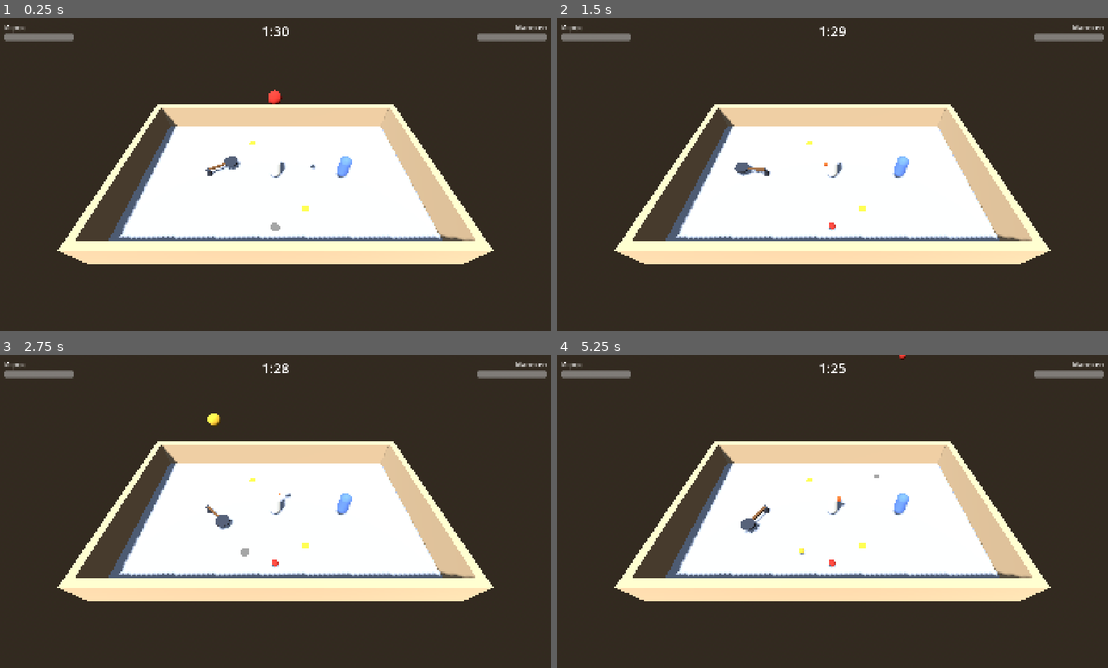
Above: before the commit, frames 1-4 (two rows, left to right).
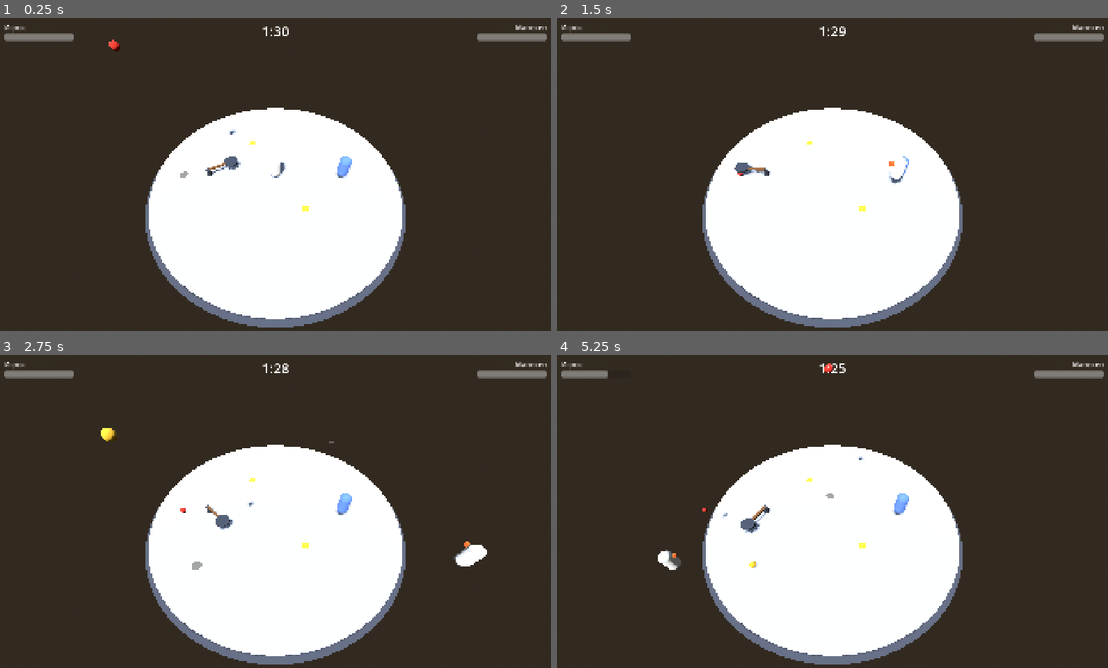
Above: after the commit, the same moments.

Repository: us3cus/food-gamejam
Game: Godot game, scene res://Scenes/arena/Arena.tscn
Same seed, same stepped clock (60 frames per second), same inputs: the game is played once before the commit and once after it. This scene is started directly instead of the project's main scene.
Inputs (mouse positions are in pixels of both pictures, inside the frame that each line leads up to):
- Up to frame 1 (0.25 s): no input
- Up to frame 2 (1.5 s): move the mouse to (953, 158) at 0.52 s; hold D (move_right, bound only after the commit) 0.53-1.28 s; hold Shift (sprint, bound only after the commit) 0.53-1.28 s; tap Space (jump, bound only after the commit) at 0.77, 1.07 s; click (953, 158) at 0.8 s; move the mouse to (722, 190) at 1.27 s; hold S (move_back, bound only after the commit) from 1.28 s (still down); click (722, 190) at 1.35 s
- Up to frame 3 (2.75 s): tap Space (jump, bound only after the commit) at 1.52, 1.55, 1.82, 2.1 s; move the mouse to (330, 442) at 2.02 s; release S (move_back, bound only after the commit) at 2.03 s; hold D (move_right, bound only after the commit) from 2.03 s (still down); hold Shift (sprint, bound only after the commit) from 2.03 s (still down)
- Up to frame 4 (5.25 s): move the mouse to (804, 574) at 2.77 s; release D (move_right, bound only after the commit) at 2.78 s; release Shift (sprint, bound only after the commit) at 2.78 s; hold W (move_forward, bound only after the commit) 2.78-3.53 s; tap Shift (sprint, bound only after the commit) at 2.85, 4.35 s; tap Space (jump, bound only after the commit) at 3.02, 3.32, 3.77, 3.8, 4.07, 4.52, 4.82 s; click (804, 574) at 3.05 s; move the mouse to (997, 558) at 3.52 s; press the mouse at (997, 558) at 3.53 s; hold A (move_left, bound only after the commit) 3.53-5.03 s; move the mouse to (667, 464) at 4.27 s; release the mouse at (667, 464) at 4.28 s; move the mouse to (860, 511) at 5.02 s; press the mouse at (860, 511) at 5.03 s; hold S (move_back, bound only after the commit) from 5.03 s (still down)

The runs differ from the first frame. In frame 1, 22% of the frame differs, in the area x 10-90%, y 6-99%; in frame 2, 22%; in frame 3, 22%, in the area x 10-90%, y 18-99%; in frame 4, 22%.

Commit message:
Round arena with ring-out, restore input map, unify Scripts/ folder case
- Arena floor is now a circle (r=9) with edge rim, walls removed:
  falling off costs 1 HP and respawns at start (player and dummy)
- Food spawner drops items in a circle instead of a rectangle
- Restore [input] section lost in the network merge
- Move all gameplay scripts to Scripts/ (capital) to match repo convention
  and fix case-mismatch warnings on export
- Add TODO.md with remaining work before multiplayer polish

Co-Authored-By: Claude Fable 5 <noreply@anthropic.com>

Diff:
--- a/Scenes/arena/Arena.tscn
+++ b/Scenes/arena/Arena.tscn
@@ -2,7 +2,7 @@
 
 [ext_resource type="PackedScene" path="res://Scenes/player/Player.tscn" id="1_player"]
 [ext_resource type="PackedScene" path="res://Scenes/dummy/TrainingDummy.tscn" id="2_dummy"]
-[ext_resource type="Script" uid="uid://cns13qph2n0vq" path="res://scripts/food_spawner.gd" id="3_spawner"]
+[ext_resource type="Script" uid="uid://cns13qph2n0vq" path="res://Scripts/food_spawner.gd" id="3_spawner"]
 [ext_resource type="PackedScene" path="res://Scenes/projectiles/FoodItem.tscn" id="4_fooditem"]
 [ext_resource type="PackedScene" path="res://Scenes/traps/Pan.tscn" id="5_pan"]
 [ext_resource type="PackedScene" path="res://Scenes/traps/BananaPeel.tscn" id="6_banana"]
@@ -20,29 +20,24 @@
 [sub_resource type="StandardMaterial3D" id="StandardMaterial3D_floor"]
 albedo_color = Color(0.75, 0.76, 0.8, 1)
 
-[sub_resource type="BoxMesh" id="BoxMesh_floor"]
+[sub_resource type="CylinderMesh" id="CylinderMesh_floor"]
 material = SubResource("StandardMaterial3D_floor")
-size = Vector3(20, 0.5, 12)
+top_radius = 9.0
+bottom_radius = 9.0
+height = 0.5
 
-[sub_resource type="BoxShape3D" id="BoxShape3D_floor"]
-size = Vector3(20, 0.5, 12)
+[sub_resource type="CylinderShape3D" id="CylinderShape3D_floor"]
+radius = 9.0
+height = 0.5
 
-[sub_resource type="StandardMaterial3D" id="StandardMaterial3D_wall"]
-albedo_color = Color(0.85, 0.72, 0.55, 1)
+[sub_resource type="StandardMaterial3D" id="StandardMaterial3D_rim"]
+albedo_color = Color(0.3, 0.31, 0.35, 1)
 
-[sub_resource type="BoxMesh" id="BoxMesh_wall_ns"]
-material = SubResource("StandardMaterial3D_wall")
-size = Vector3(21, 2, 0.5)
-
-[sub_resource type="BoxShape3D" id="BoxShape3D_wall_ns"]
-size = Vector3(21, 2, 0.5)
-
-[sub_resource type="BoxMesh" id="BoxMesh_wall_ew"]
-material = SubResource("StandardMaterial3D_wall")
-size = Vector3(0.5, 2, 12)
-
-[sub_resource type="BoxShape3D" id="BoxShape3D_wall_ew"]
-size = Vector3(0.5, 2, 12)
+[sub_resource type="CylinderMesh" id="CylinderMesh_rim"]
+material = SubResource("StandardMaterial3D_rim")
+top_radius = 9.35
+bottom_radius = 9.0
+height = 0.35
 
 [node name="Arena" type="Node3D" unique_id=1880689980]
 
@@ -61,48 +56,14 @@
 transform = Transform3D(1, 0, 0, 0, 1, 0, 0, 0, 1, 0, -0.25, 0)
 
 [node name="MeshInstance3D" type="MeshInstance3D" parent="Floor" unique_id=113058047]
-mesh = SubResource("BoxMesh_floor")
+mesh = SubResource("CylinderMesh_floor")
 
 [node name="CollisionShape3D" type="CollisionShape3D" parent="Floor" unique_id=886337814]
-shape = SubResource("BoxShape3D_floor")
+shape = SubResource("CylinderShape3D_floor")
 
-[node name="Walls" type="Node3D" parent="." unique_id=448466823]
-
-[node name="WallNorth" type="StaticBody3D" parent="Walls" unique_id=1775400980]
-transform = Transform3D(1, 0, 0, 0, 1, 0, 0, 0, 1, 0, 1, -6.25)
-
-[node name="MeshInstance3D" type="MeshInstance3D" parent="Walls/WallNorth" unique_id=375785681]
-mesh = SubResource("BoxMesh_wall_ns")
-
-[node name="CollisionShape3D" type="CollisionShape3D" parent="Walls/WallNorth" unique_id=57968384]
-shape = SubResource("BoxShape3D_wall_ns")
-
-[node name="WallSouth" type="StaticBody3D" parent="Walls" unique_id=401016366]
-transform = Transform3D(1, 0, 0, 0, 1, 0, 0, 0, 1, 0, 1, 6.25)
-
-[node name="MeshInstance3D" type="MeshInstance3D" parent="Walls/WallSouth" unique_id=1157778737]
-mesh = SubResource("BoxMesh_wall_ns")
-
-[node name="CollisionShape3D" type="CollisionShape3D" parent="Walls/WallSouth" unique_id=291842722]
-shape = SubResource("BoxShape3D_wall_ns")
-
-[node name="WallWest" type="StaticBody3D" parent="Walls" unique_id=695374305]
-transform = Transform3D(1, 0, 0, 0, 1, 0, 0, 0, 1, -10.25, 1, 0)
-
-[node name="MeshInstance3D" type="MeshInstance3D" parent="Walls/WallWest" unique_id=561274593]
-mesh = SubResource("BoxMesh_wall_ew")
-
-[node name="CollisionShape3D" type="CollisionShape3D" parent="Walls/WallWest" unique_id=1635216852]
-shape = SubResource("BoxShape3D_wall_ew")
-
-[node name="WallEast" type="StaticBody3D" parent="Walls" unique_id=430657365]
-transform = Transform3D(1, 0, 0, 0, 1, 0, 0, 0, 1, 10.25, 1, 0)
-
-[node name="MeshInstance3D" type="MeshInstance3D" parent="Walls/WallEast" unique_id=437203951]
-mesh = SubResource("BoxMesh_wall_ew")
-
-[node name="CollisionShape3D" type="CollisionShape3D" parent="Walls/WallEast" unique_id=1776318712]
-shape = SubResource("BoxShape3D_wall_ew")
+[node name="Rim" type="MeshInstance3D" parent="Floor"]
+transform = Transform3D(1, 0, 0, 0, 1, 0, 0, 0, 1, 0, -0.3, 0)
+mesh = SubResource("CylinderMesh_rim")
 
 [node name="Player" parent="." unique_id=1237900645 instance=ExtResource("1_player")]
 transform = Transform3D(1, 0, 0, 0, 1, 0, 0, 0, 1, 0, 0.1, 0)
--- a/Scenes/dummy/TrainingDummy.tscn
+++ b/Scenes/dummy/TrainingDummy.tscn
@@ -1,6 +1,6 @@
 [gd_scene format=3]
 
-[ext_resource type="Script" path="res://scripts/training_dummy.gd" id="1_dummy"]
+[ext_resource type="Script" path="res://Scripts/training_dummy.gd" id="1_dummy"]
 
 [sub_resource type="CapsuleShape3D" id="CapsuleShape3D_dummy"]
 radius = 0.4
--- a/Scenes/player/Player.tscn
+++ b/Scenes/player/Player.tscn
@@ -1,6 +1,6 @@
 [gd_scene format=3]
 
-[ext_resource type="Script" path="res://scripts/player_controller.gd" id="1_pc"]
+[ext_resource type="Script" path="res://Scripts/player_controller.gd" id="1_pc"]
 [ext_resource type="PackedScene" path="res://Scenes/projectiles/FoodProjectile.tscn" id="2_proj"]
 
 [sub_resource type="CapsuleShape3D" id="CapsuleShape3D_body"]
--- a/Scenes/projectiles/FoodItem.tscn
+++ b/Scenes/projectiles/FoodItem.tscn
@@ -1,6 +1,6 @@
 [gd_scene format=3]
 
-[ext_resource type="Script" path="res://scripts/food_item.gd" id="1_fi"]
+[ext_resource type="Script" path="res://Scripts/food_item.gd" id="1_fi"]
 
 [sub_resource type="SphereMesh" id="SphereMesh_item"]
 radius = 0.2
--- a/Scenes/projectiles/FoodProjectile.tscn
+++ b/Scenes/projectiles/FoodProjectile.tscn
@@ -1,6 +1,6 @@
 [gd_scene format=3]
 
-[ext_resource type="Script" path="res://scripts/food_projectile.gd" id="1_fp"]
+[ext_resource type="Script" path="res://Scripts/food_projectile.gd" id="1_fp"]
 
 [sub_resource type="StandardMaterial3D" id="StandardMaterial3D_food"]
 albedo_color = Color(0.85, 0.2, 0.15, 1)
--- a/Scenes/traps/BananaPeel.tscn
+++ b/Scenes/traps/BananaPeel.tscn
@@ -1,6 +1,6 @@
 [gd_scene format=3]
 
-[ext_resource type="Script" path="res://scripts/banana_peel.gd" id="1_bp"]
+[ext_resource type="Script" path="res://Scripts/banana_peel.gd" id="1_bp"]
 
 [sub_resource type="StandardMaterial3D" id="StandardMaterial3D_banana"]
 albedo_color = Color(0.95, 0.85, 0.2, 1)
--- a/Scenes/traps/Pan.tscn
+++ b/Scenes/traps/Pan.tscn
@@ -1,6 +1,6 @@
 [gd_scene format=3]
 
-[ext_resource type="Script" path="res://scripts/pan.gd" id="1_pan"]
+[ext_resource type="Script" path="res://Scripts/pan.gd" id="1_pan"]
 
 [sub_resource type="StandardMaterial3D" id="StandardMaterial3D_metal"]
 albedo_color = Color(0.35, 0.37, 0.42, 1)
--- a/Scenes/ui/HUD.tscn
+++ b/Scenes/ui/HUD.tscn
@@ -1,6 +1,6 @@
 [gd_scene format=3]
 
-[ext_resource type="Script" path="res://scripts/hud.gd" id="1_hud"]
+[ext_resource type="Script" path="res://Scripts/hud.gd" id="1_hud"]
 
 [node name="HUD" type="CanvasLayer"]
 process_mode = 3
--- a/scripts/food_spawner.gd
+++ b/Scripts/food_spawner.gd
@@ -8,7 +8,7 @@
 @export var spawn_interval := 2.5         # сек между спавнами
 @export var max_items := 6                # больше этого на арене одновременно не живёт
 @export var spawn_height := 9.0           # м, высота начала падения
-@export var spawn_area := Vector2(17.0, 9.0)  # зона спавна по X/Z, чуть меньше арены
+@export var spawn_radius := 7.0           # м, круг спавна — чуть меньше радиуса арены
 
 var _time_left := 0.0  # первый предмет падает сразу после старта
 
@@ -22,9 +22,9 @@
 
 func _spawn_item() -> void:
 	var item := food_item_scene.instantiate() as Node3D
+	# Случайная точка в круге: sqrt(randf) даёт равномерное распределение по площади.
+	var angle := randf() * TAU
+	var dist := sqrt(randf()) * spawn_radius
 	# Позицию задаём до add_child, чтобы _ready предмета увидел верные координаты.
-	item.position = Vector3(
-			randf_range(-spawn_area.x / 2.0, spawn_area.x / 2.0),
-			spawn_height,
-			randf_range(-spawn_area.y / 2.0, spawn_area.y / 2.0))
+	item.position = Vector3(cos(angle) * dist, spawn_height, sin(angle) * dist)
 	add_child(item)
--- a/scripts/player_controller.gd
+++ b/Scripts/player_controller.gd
@@ -15,7 +15,7 @@
 signal died
 
 # preload вместо глобального class_name: не зависит от кэша классов редактора.
-const FoodProjectileScript = preload("res://scripts/food_projectile.gd")
+const FoodProjectileScript = preload("res://Scripts/food_projectile.gd")
 
 const AIM_COLOR_ARMED := Color(1.0, 0.55, 0.1, 0.9)  # еда в руках — можно кидать
 const AIM_COLOR_EMPTY := Color(1.0, 1.0, 1.0, 0.25)  # руки пусты — маркер тусклый
@@ -23,6 +23,7 @@
 
 @export_group("Health")
 @export var max_health := 3
+@export var fall_y_threshold := -6.0  # ниже этой высоты считаем, что упал с арены
 
 @export_group("Movement")
 @export var move_speed := 6.0          # м/с, базовая скорость
@@ -46,6 +47,7 @@
 var _slip_left := 0.0               # сек скольжения на банане, 0 = контроль у игрока
 var _slip_velocity := Vector3.ZERO  # куда несёт во время скольжения
 var _health := 0
+var _spawn_position := Vector3.ZERO  # куда возвращаемся после падения с арены
 
 # Свои материалы на каждый инстанс игрока: меши в сцене делят общие ресурсы,
 # а маркер прицела и еда в руках красятся индивидуально.
@@ -60,6 +62,7 @@
 
 func _ready() -> void:
 	_health = max_health
+	_spawn_position = global_position
 	_aim_material.shading_mode = BaseMaterial3D.SHADING_MODE_UNSHADED
 	_aim_material.transparency = BaseMaterial3D.TRANSPARENCY_ALPHA
 	_aim_marker.material_override = _aim_material
@@ -82,6 +85,9 @@
 	_cooldown_left = maxf(_cooldown_left - delta, 0.0)
 	if throw_held and _has_food and _has_aim and _cooldown_left == 0.0:
 		_throw()
+
+	if global_position.y < fall_y_threshold:
+		_fall_off_arena()
 
 
 # Зовёт FoodItem при касании. false = руки заняты, предмет остаётся лежать.
@@ -92,6 +98,15 @@
 	_food_color = food_color
 	_update_held_visuals()
 	return true
+
+
+# Падение с круглой арены: минус 1 HP и возврат на точку старта.
+func _fall_off_arena() -> void:
+	global_position = _spawn_position
+	velocity = Vector3.ZERO
+	_knockback = Vector3.ZERO
+	_slip_left = 0.0
+	take_hit(1, Vector3.ZERO)
 
 
 # Урон от снаряда — общий контракт take_hit, как у манекена (см. food_projectile.gd).
--- a/scripts/training_dummy.gd
+++ b/Scripts/training_dummy.gd
@@ -13,9 +13,11 @@
 @export var max_health := 3
 @export var respawn_delay := 2.0       # сек до возвращения после нокаута
 @export var knockback_friction := 8.0  # м/с^2, скорость затухания скольжения от кнокбэка
+@export var fall_y_threshold := -6.0   # ниже этой высоты считаем, что упал с арены
 
 var _health: int
 var _knocked_out := false
+var _spawn_position := Vector3.ZERO
 var _material := StandardMaterial3D.new()
 
 @onready var _visual: Node3D = $Visual
@@ -25,6 +27,7 @@
 
 func _ready() -> void:
 	_health = max_health
+	_spawn_position = global_position
 	# material_override, чтобы у каждого манекена был свой цвет (меш-материал общий).
 	_body_mesh.material_override = _material
 	_update_color()
@@ -39,6 +42,12 @@
 	velocity.x = flat.x
 	velocity.z = flat.z
 	move_and_slide()
+
+	# Столкнули с арены — минус 1 HP и возврат на точку старта.
+	if global_position.y < fall_y_threshold and not _knocked_out:
+		global_position = _spawn_position
+		velocity = Vector3.ZERO
+		take_hit(1, Vector3.ZERO)
 
 
 func take_hit(damage: int, knockback: Vector3) -> void:
@@ -67,6 +76,8 @@
 	_collision.set_deferred("disabled", true)
 	velocity = Vector3.ZERO
 	await get_tree().create_timer(respawn_delay).timeout
+	# Возвращаемся на точку старта — чтобы не воскреснуть за краем арены.
+	global_position = _spawn_position
 	_health = max_health
 	_update_color()
 	health_changed.emit(_health, max_health)
--- a/project.godot
+++ b/project.godot
@@ -30,6 +30,44 @@
 
 project/assembly_name="food-gamejam"
 
+[input]
+
+move_forward={
+"deadzone": 0.5,
+"events": [Object(InputEventKey,"resource_local_to_scene":false,"resource_name":"","device":-1,"window_id":0,"alt_pressed":false,"shift_pressed":false,"ctrl_pressed":false,"meta_pressed":false,"pressed":false,"keycode":0,"physical_keycode":87,"key_label":0,"unicode":0,"location":0,"echo":false,"script":null)
+]
+}
+move_back={
+"deadzone": 0.5,
+"events": [Object(InputEventKey,"resource_local_to_scene":false,"resource_name":"","device":-1,"window_id":0,"alt_pressed":false,"shift_pressed":false,"ctrl_pressed":false,"meta_pressed":false,"pressed":false,"keycode":0,"physical_keycode":83,"key_label":0,"unicode":0,"location":0,"echo":false,"script":null)
+]
+}
+move_left={
+"deadzone": 0.5,
+"events": [Object(InputEventKey,"resource_local_to_scene":false,"resource_name":"","device":-1,"window_id":0,"alt_pressed":false,"shift_pressed":false,"ctrl_pressed":false,"meta_pressed":false,"pressed":false,"keycode":0,"physical_keycode":65,"key_label":0,"unicode":0,"location":0,"echo":false,"script":null)
+]
+}
+move_right={
+"deadzone": 0.5,
+"events": [Object(InputEventKey,"resource_local_to_scene":false,"resource_name":"","device":-1,"window_id":0,"alt_pressed":false,"shift_pressed":false,"ctrl_pressed":false,"meta_pressed":false,"pressed":false,"keycode":0,"physical_keycode":68,"key_label":0,"unicode":0,"location":0,"echo":false,"script":null)
+]
+}
+sprint={
+"deadzone": 0.5,
+"events": [Object(InputEventKey,"resource_local_to_scene":false,"resource_name":"","device":-1,"window_id":0,"alt_pressed":false,"shift_pressed":false,"ctrl_pressed":false,"meta_pressed":false,"pressed":false,"keycode":0,"physical_keycode":4194325,"key_label":0,"unicode":0,"location":0,"echo":false,"script":null)
+]
+}
+jump={
+"deadzone": 0.5,
+"events": [Object(InputEventKey,"resource_local_to_scene":false,"resource_name":"","device":-1,"window_id":0,"alt_pressed":false,"shift_pressed":false,"ctrl_pressed":false,"meta_pressed":false,"pressed":false,"keycode":0,"physical_keycode":32,"key_label":0,"unicode":0,"location":0,"echo":false,"script":null)
+]
+}
+throw={
+"deadzone": 0.5,
+"events": [Object(InputEventMouseButton,"resource_local_to_scene":false,"resource_name":"","device":-1,"window_id":0,"alt_pressed":false,"shift_pressed":false,"ctrl_pressed":false,"meta_pressed":false,"button_mask":0,"position":Vector2(0, 0),"global_position":Vector2(0, 0),"factor":1.0,"button_index":1,"canceled":false,"pressed":false,"double_click":false,"script":null)
+]
+}
+
 [network]
 
 lobby/host="temten.me"
Renamed: scripts/banana_peel.gd -> Scripts/banana_peel.gd
Not shown, added: Scripts/banana_peel.gd.uid
Renamed: scripts/food_item.gd -> Scripts/food_item.gd
Not shown, added: Scripts/food_item.gd.uid
Renamed: scripts/food_projectile.gd -> Scripts/food_projectile.gd
Not shown, added: Scripts/food_projectile.gd.uid
Not shown, added: Scripts/food_spawner.gd.uid
Renamed: scripts/hud.gd -> Scripts/hud.gd
Not shown, added: Scripts/hud.gd.uid
Renamed: scripts/pan.gd -> Scripts/pan.gd
Not shown, added: Scripts/pan.gd.uid
Not shown, added: Scripts/player_controller.gd.uid
(and 10 more such lines)
